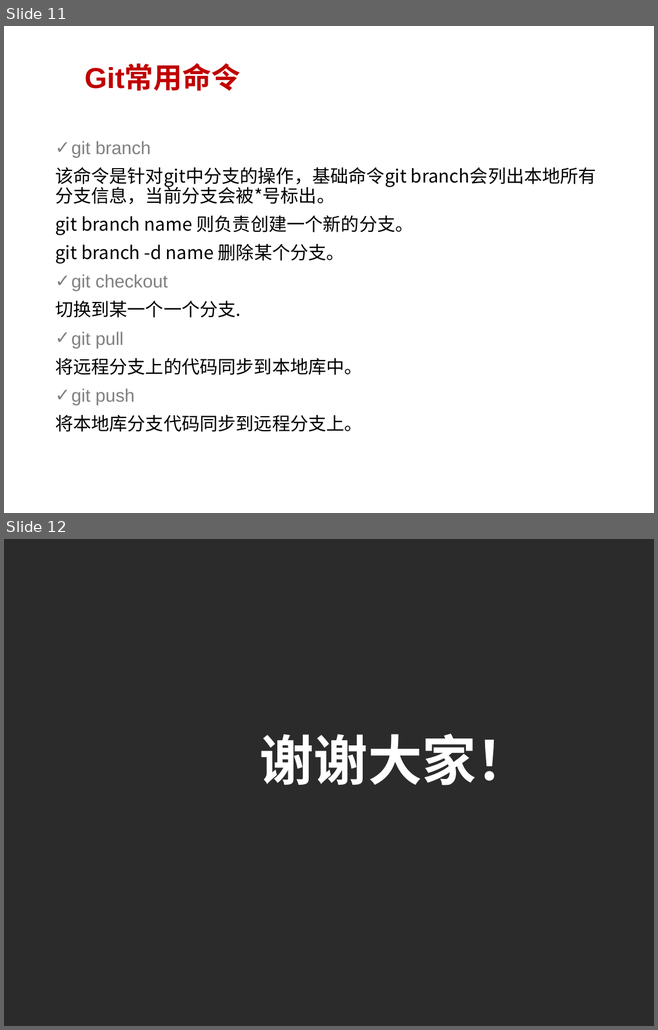
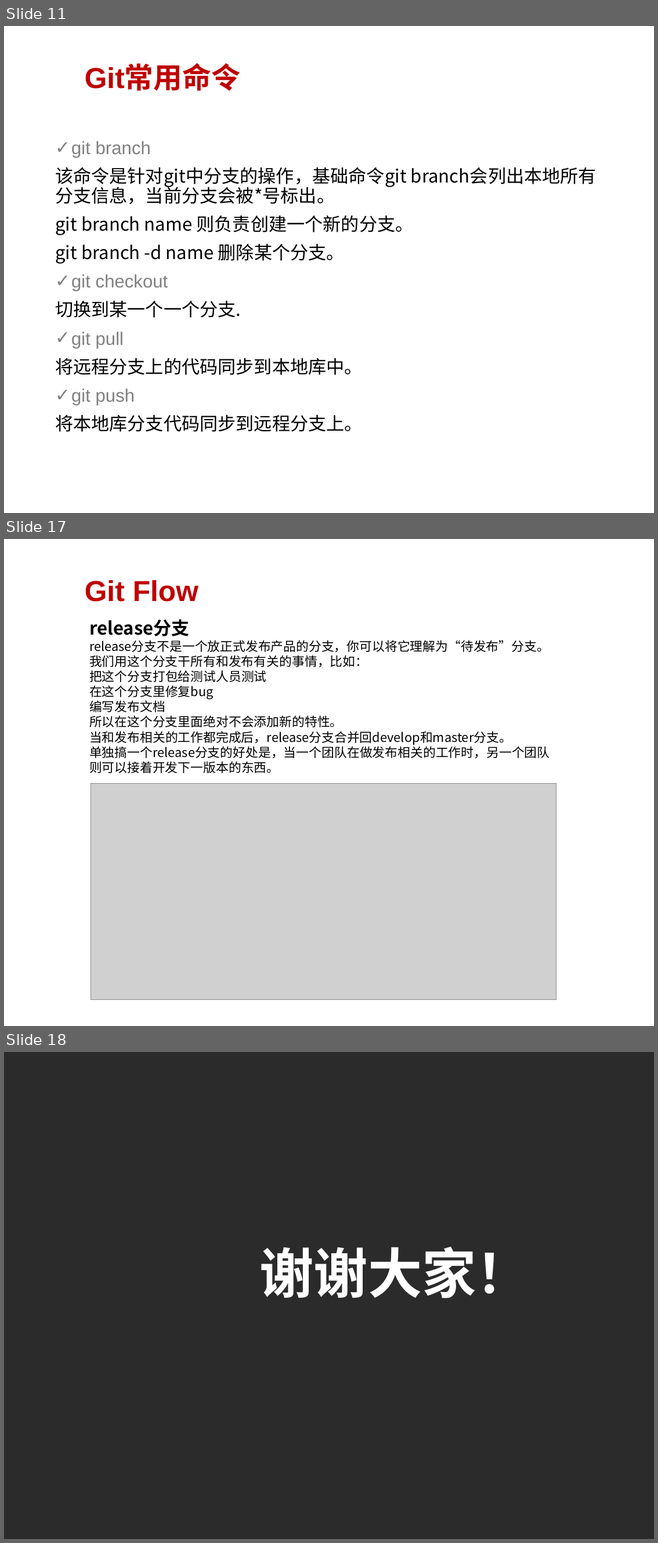
Before and after one commit to guigevip/gjhdemo, a slide deck: gjhDemo/git.pptx. Shown one above the other, each under a label of ours: slides 11 and 12 before the commit, slides 11, 17 and 18 after it; the slides between them are not shown. The pictures are 658x1030 and 658x1543 pixels, drawn with LibreOffice and Linux fonts; fonts in the diff are those of the drawing; grey boxes stand for pictures; background and template pictures are left out; a plain dark background stands for a picture behind light text. Boxes give left, top, right and bottom in pixels: in the first picture for what was removed or moved away, otherwise in the second. Text is boxed around its words. In the diff, an @@ line names an element or a change of style, - is before the commit and + after.

```diff
--- a/gjhDemo/git.pptx
+++ b/gjhDemo/git.pptx
@@ slide 17 added at bbox=[4, 539, 654, 1026], background picture (left out) @@
@@ title added at bbox=[85, 580, 198, 602], 32 pt, text #C00000, bold @@
+Git Flow
@@ text added at bbox=[89, 619, 550, 773], 14 pt, text #000000 @@
+release分支
+release分支不是一个放正式发布产品的分支，你可以将它理解为“待发布”分支。
+我们用这个分支干所有和发布有关的事情，比如：
+把这个分支打包给测试人员测试
+在这个分支里修复bug
+编写发布文档
+所以在这个分支里面绝对不会添加新的特性。
+当和发布相关的工作都完成后，release分支合并回develop和master分支。
+单独搞一个release分支的好处是，当一个团队在做发布相关的工作时，另一个团队则可以接着开发下一版本的东西。
@@ picture added at bbox=[90, 783, 556, 1000] @@
@@ what was slide 12 is now slide 18 @@
```
Also in this commit, not shown: 1 slide changed, 5 other slides added.
